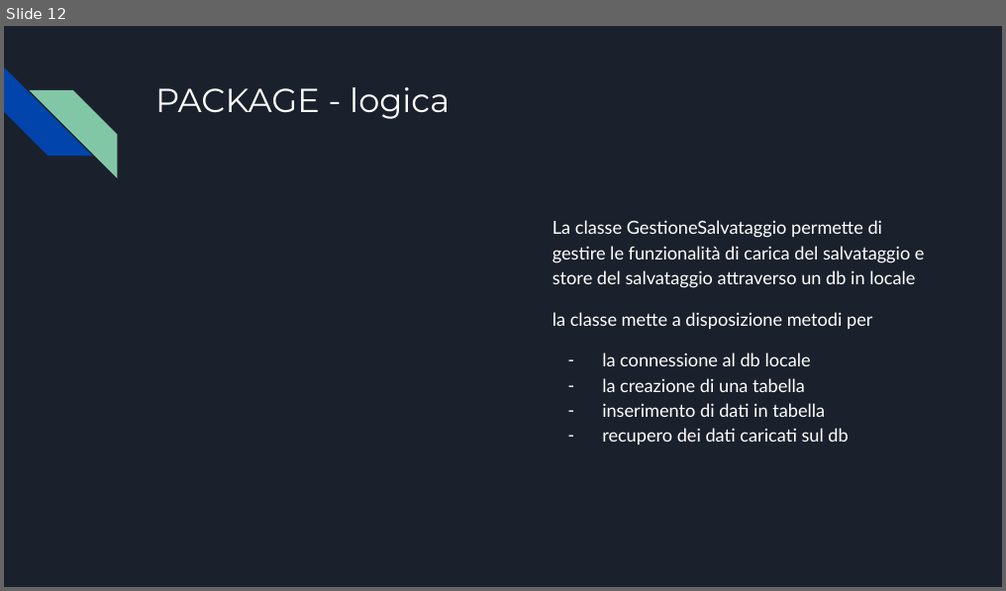
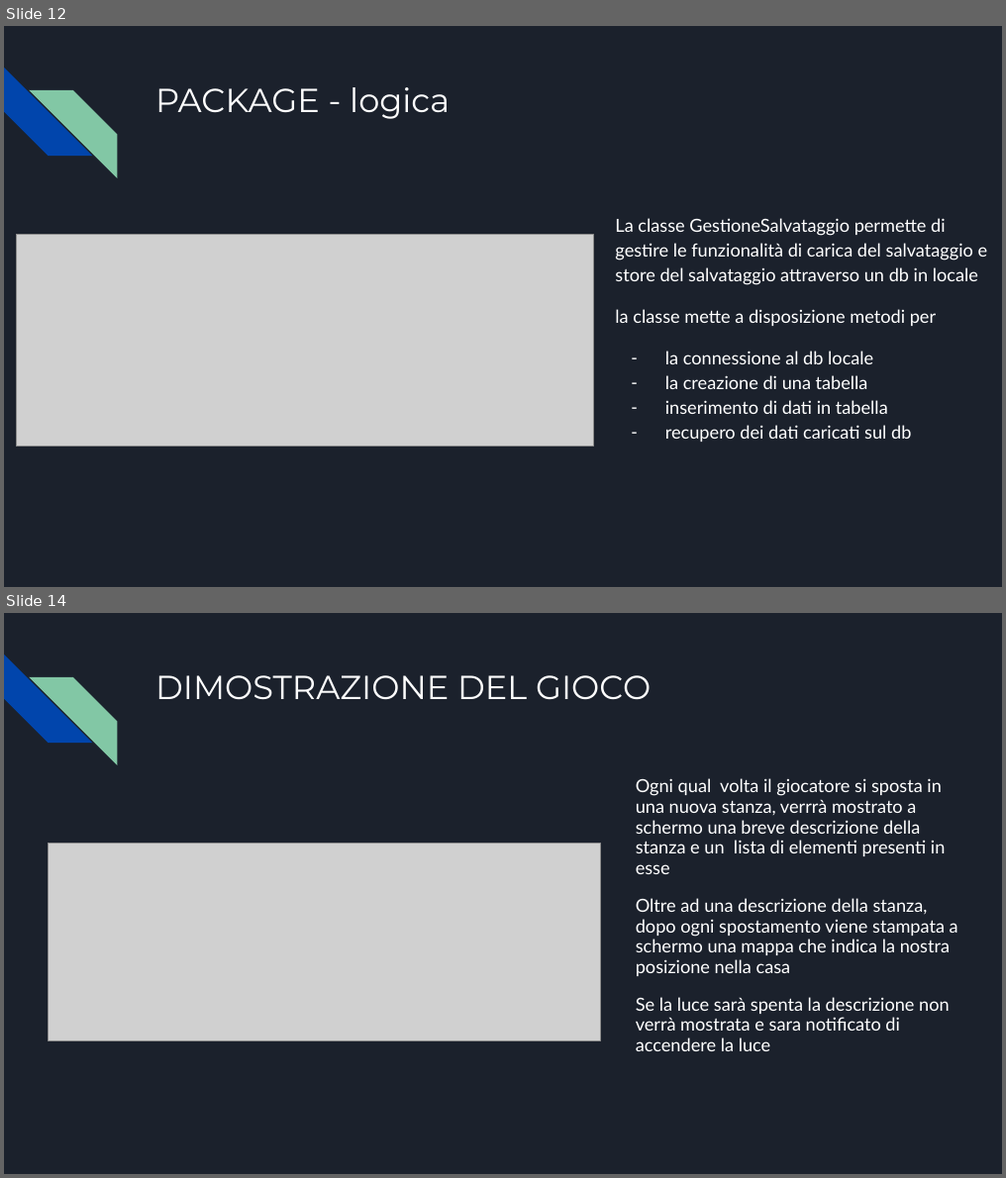
Before and after one commit to vitomarzocca/Esame-MAP, a slide deck: Presentazione senza titolo.pptx. Shown one above the other, each under a label of ours: slide 12 before the commit, slides 12 and 14 after it; the slides between them are not shown. The pictures are 1006x591 and 1006x1178 pixels, drawn with LibreOffice and Linux fonts; fonts in the diff are those of the drawing; grey boxes stand for pictures. Boxes give left, top, right and bottom in pixels: in the first picture for what was removed or moved away, otherwise in the second. Text is boxed around its words. In the diff, an @@ line names an element or a change of style, - is before the commit and + after.

```diff
--- a/Presentazione senza titolo.pptx
+++ b/Presentazione senza titolo.pptx
@@ slide 14 added at (4,613,1002,1174), background #1B212C; not listed: 2 template elements that a slide beside it also shows @@
@@ title added at (155,675,650,700), 24 pt, text #FFFFFF @@
+DIMOSTRAZIONE DEL GIOCO
@@ text added at (636,778,958,1052), 13 pt, text #FFFFFF @@
+Ogni qual volta il giocatore si sposta in una nuova stanza, verrrà mostrato a schermo una breve descrizione della stanza e un lista di elementi presenti in esse
+Oltre ad una descrizione della stanza, dopo ogni spostamento viene stampata a schermo una mappa che indica la nostra posizione nella casa
+Se la luce sarà spenta la descrizione non verrà mostrata e sara notificato di accendere la luce
@@ picture added at (48,844,600,1041) @@
@@ slide 12 changed as well @@
@@ text "La classe GestioneSalvataggio permette di ...": place and size @@
-text "La classe GestioneSalvataggio permette di ..." at (552,220,925,445)
+text "La classe GestioneSalvataggio permette di ..." at (615,218,988,442)
@@ picture added at (16,235,594,446) @@
```
Also in this commit, not shown: 10 other slides changed, 8 other slides added, 4 other files.
